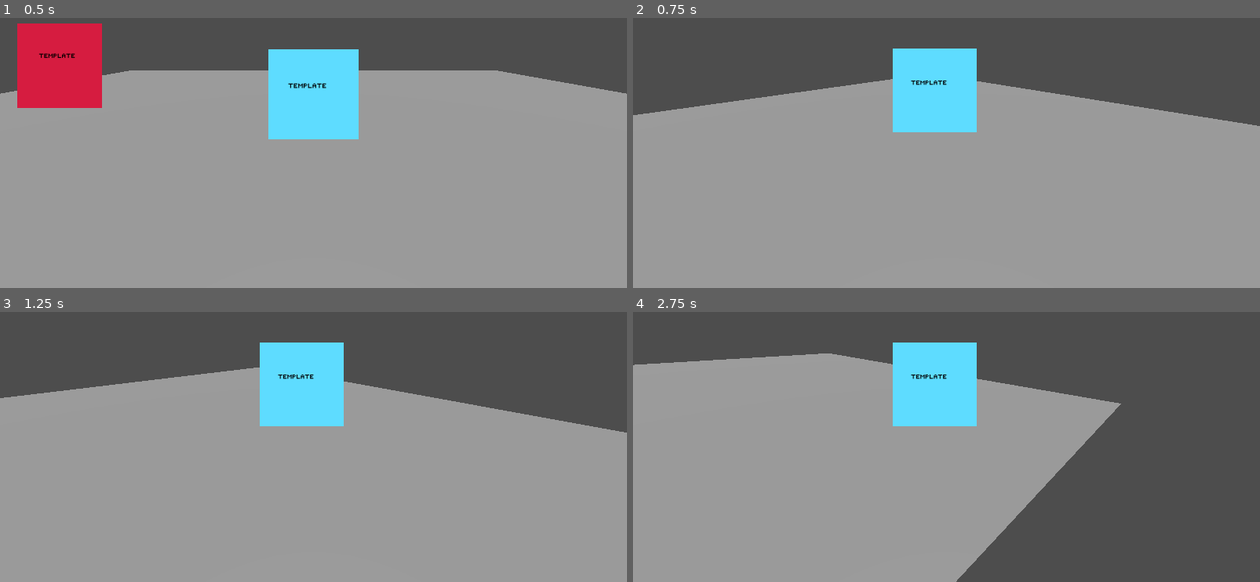
Above: before the commit, frames 1-4 (two rows, left to right).
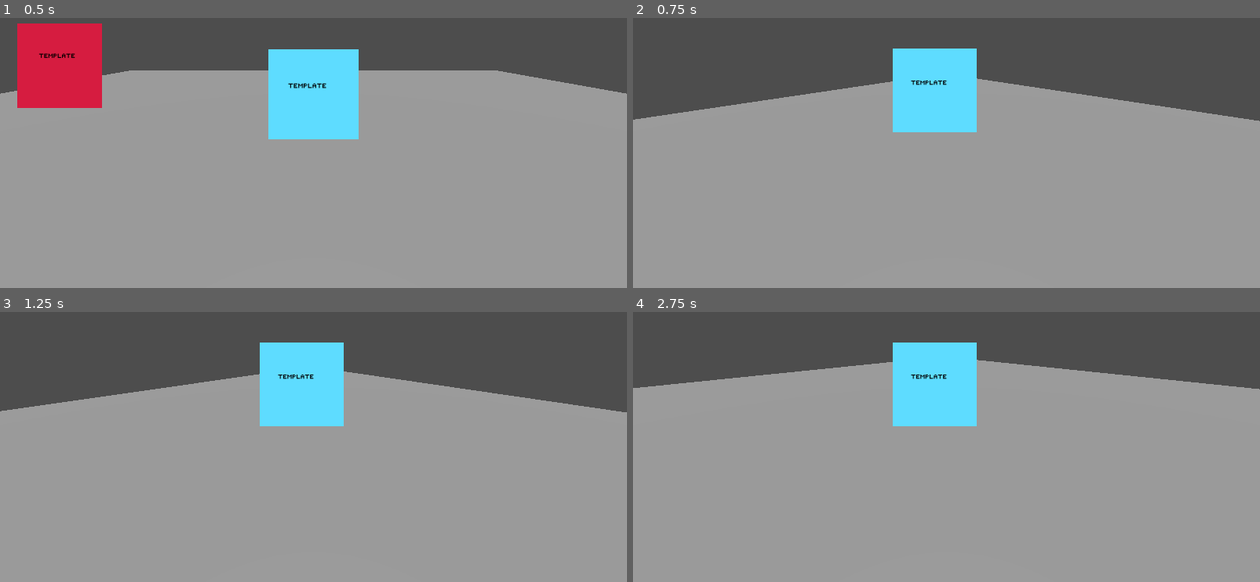
Above: after the commit, the same moments.

Repository: Eduardo22s/Hypernet-jogo
Game: Godot game, scene res://cenas/fase.tscn
Same seed, same stepped clock (60 frames per second), same inputs: the game is played once before the commit and once after it.
Inputs:
- Up to frame 1 (0.5 s): no input
- Up to frame 2 (0.75 s): tap Enter (ui_accept) at 0.5 s; hold Right (ui_right) from 0.53 s (still down); hold Q (trocar_camera_antihorario) from 0.53 s (still down)
- Up to frame 3 (1.25 s): keep holding Right (ui_right); keep holding Q (trocar_camera_antihorario); tap Enter (ui_accept) at 0.77 s
- Up to frame 4 (2.75 s): release Right (ui_right) at 1.28 s; release Q (trocar_camera_antihorario) at 1.28 s; hold Down (ui_down) 1.28-2.03 s; tap E (trocar_camera_horario) at 1.35 s; tap Enter (ui_accept) at 1.52 s; hold Right (ui_right) from 2.03 s (still down); hold Q (trocar_camera_antihorario) from 2.03 s (still down)

Frame 1 is identical in both runs. In frame 2, 1.1% of the frame differs, in the area x 0-100%, y 22-40%; in frame 3, 4.1%; in frame 4, 30%, in the area x 0-100%, y 15-100%.

Commit message:
I did some changes in player movement

Diff:
--- a/project.godot
+++ b/project.godot
@@ -12,7 +12,7 @@
 
 config/name="HyperNetJogo"
 run/main_scene="uid://c7j3rf2kjyybr"
-config/features=PackedStringArray("4.6", "Forward Plus")
+config/features=PackedStringArray("4.7", "Forward Plus")
 
 [input]
 
@@ -26,6 +26,26 @@
 "events": [Object(InputEventKey,"resource_local_to_scene":false,"resource_name":"","device":-1,"window_id":0,"alt_press …(192 unchanged characters)…
 ]
 }
+move_forward={
+"deadzone": 0.2,
+"events": [Object(InputEventKey,"resource_local_to_scene":false,"resource_name":"","device":-1,"window_id":0,"alt_pressed":false,"shift_pressed":false,"ctrl_pressed":false,"meta_pressed":false,"pressed":false,"keycode":0,"physical_keycode":87,"key_label":0,"unicode":119,"location":0,"echo":false,"script":null)
+]
+}
+move_backward={
+"deadzone": 0.2,
+"events": [null, Object(InputEventKey,"resource_local_to_scene":false,"resource_name":"","device":-1,"window_id":0,"alt_pressed":false,"shift_pressed":false,"ctrl_pressed":false,"meta_pressed":false,"pressed":false,"keycode":0,"physical_keycode":83,"key_label":0,"unicode":115,"location":0,"echo":false,"script":null)
+]
+}
+move_left={
+"deadzone": 0.2,
+"events": [Object(InputEventKey,"resource_local_to_scene":false,"resource_name":"","device":-1,"window_id":0,"alt_pressed":false,"shift_pressed":false,"ctrl_pressed":false,"meta_pressed":false,"pressed":false,"keycode":0,"physical_keycode":65,"key_label":0,"unicode":97,"location":0,"echo":false,"script":null)
+]
+}
+move_right={
+"deadzone": 0.2,
+"events": [Object(InputEventKey,"resource_local_to_scene":false,"resource_name":"","device":-1,"window_id":0,"alt_pressed":false,"shift_pressed":false,"ctrl_pressed":false,"meta_pressed":false,"pressed":false,"keycode":0,"physical_keycode":68,"key_label":0,"unicode":100,"location":0,"echo":false,"script":null)
+]
+}
 
 [physics]
 
--- a/scripts/player.gd
+++ b/scripts/player.gd
@@ -4,12 +4,14 @@
 @onready var cameras = [$Camera1,$Camera2,$Camera3,$Camera4,$Camera5,$Camera6,$Camera7,$Camera8]
 var camera_atual := 0
 
+
+# Belezinha
 func _physics_process(delta: float) -> void:
 	if not is_on_floor():
 		velocity += get_gravity() * delta
 	if Input.is_action_just_pressed("ui_accept") and is_on_floor():
 		velocity.y = JUMP_VELOCITY
-	var input_dir := Input.get_vector("ui_left","ui_right","ui_up","ui_down")
+	var input_dir := Input.get_vector("move_left","move_right","move_forward","move_backward")
 	var camera = cameras[camera_atual]
 	var forward = camera.global_transform.basis.z
 	var right = camera.global_transform.basis.x
